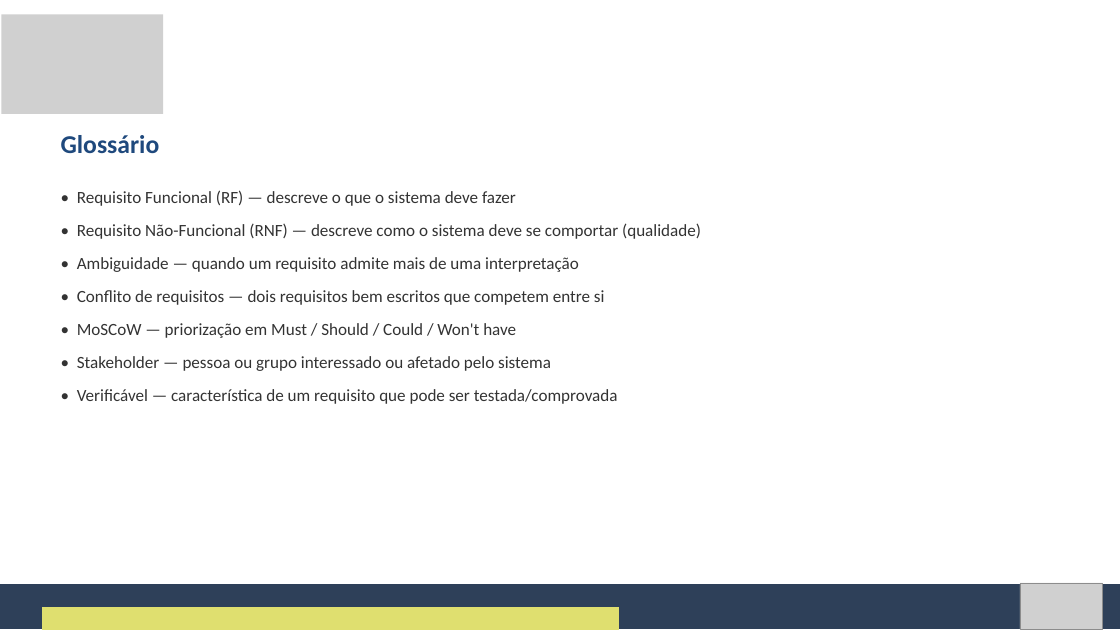
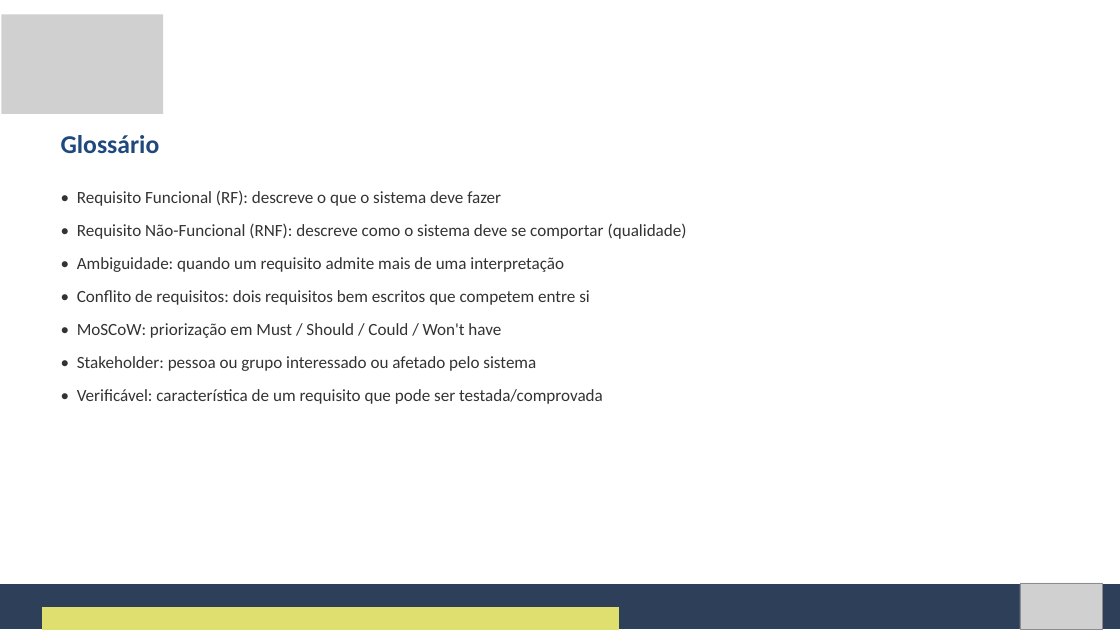
Before and after one commit to Natan20/Curso-Modelagem-De-Sistemas-Material, a slide deck: slide 40 of Aula 02 - 04-09-2026/Aula 2 - Slides.pptx. Drawn at 1120x630 pixels with LibreOffice and Linux fonts; fonts in the diff are those of the drawing; grey boxes stand for pictures. Boxes give left, top, right and bottom in pixels: in the first picture for what was removed or moved away, otherwise in the second. Text is boxed around its words. In the diff, an @@ line names an element or a change of style, - is before the commit and + after.

```diff
--- a/Aula 02 - 04-09-2026/Aula 2 - Slides.pptx
+++ b/Aula 02 - 04-09-2026/Aula 2 - Slides.pptx
@@ text at (77,190,687,404): text changed @@
-• Requisito Funcional (RF) — descreve o que o sistema deve fazer
-• Requisito Não-Funcional (RNF) — descreve como o sistema deve se comportar (qualidade)
-• Ambiguidade — quando um requisito admite mais de uma interpretação
-• Conflito de requisitos — dois requisitos bem escritos que competem entre si
-• MoSCoW — priorização em Must / Should / Could / Won't have
-• Stakeholder — pessoa ou grupo interessado ou afetado pelo sistema
-• Verificável — característica de um requisito que pode ser testada/comprovada
+• Requisito Funcional (RF): descreve o que o sistema deve fazer
+• Requisito Não-Funcional (RNF): descreve como o sistema deve se comportar (qualidade)
+• Ambiguidade: quando um requisito admite mais de uma interpretação
+• Conflito de requisitos: dois requisitos bem escritos que competem entre si
+• MoSCoW: priorização em Must / Should / Could / Won't have
+• Stakeholder: pessoa ou grupo interessado ou afetado pelo sistema
+• Verificável: característica de um requisito que pode ser testada/comprovada
```
Also in this commit, not shown: 14 other slides changed, 2 other files.
